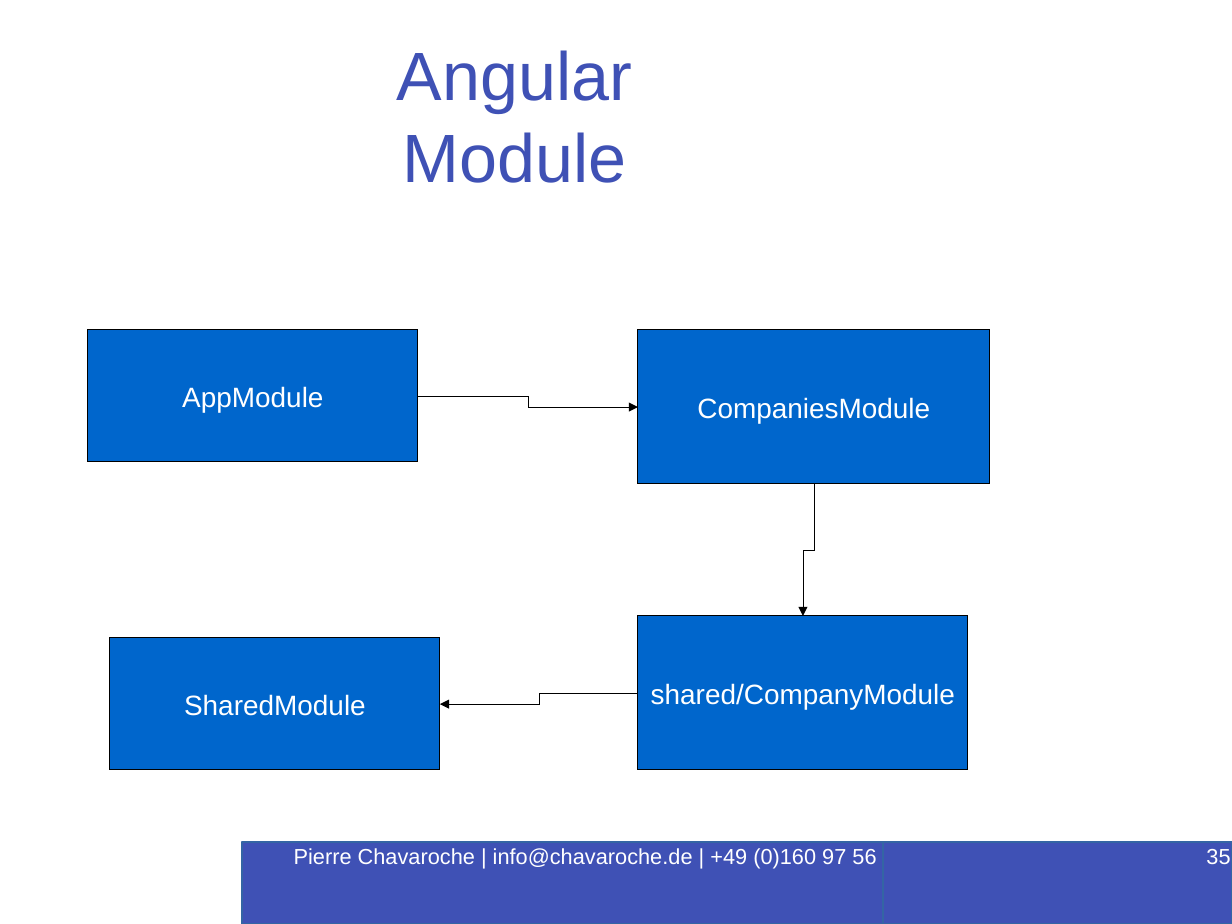
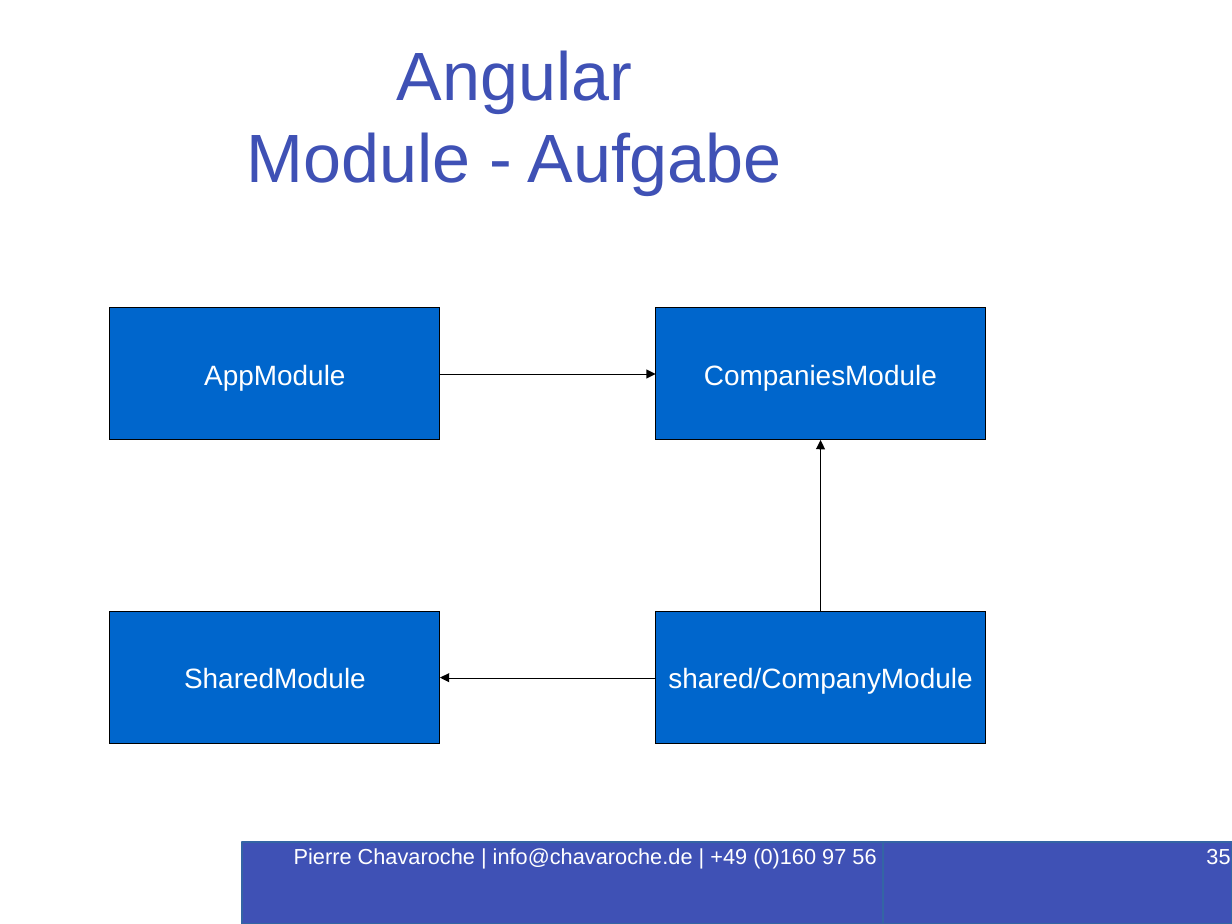
Before and after one commit to PierreChavaroche/workshop-presentation, a slide deck: slide 35 of Angular-RxJS.odp. Drawn at 1232x924 pixels with LibreOffice and Linux fonts; fonts in the diff are those of the drawing; background and template pictures are left out. Boxes give left, top, right and bottom in pixels: in the first picture for what was removed or moved away, otherwise in the second. Text is boxed around its words. In the diff, an @@ line names an element or a change of style, - is before the commit and + after.

Commit message:
Updated

```diff
--- a/Angular-RxJS.odp
+++ b/Angular-RxJS.odp
@@ title at box(247, 50, 782, 194): text changed @@
-Angular
-Module
+Angular
+Module - Aufgabe
@@ rectangle "AppModule": place and size @@
-rectangle "AppModule" at box(88, 330, 418, 462)
+rectangle "AppModule" at box(110, 309, 439, 440)
@@ rectangle "CompaniesModule": place and size @@
-rectangle "CompaniesModule" at box(638, 330, 991, 484)
+rectangle "CompaniesModule" at box(656, 309, 986, 440)
@@ elbow arrow moved from (418, 396) - (638, 407) to (440, 375) - (656, 375) @@
@@ elbow arrow moved from (814, 484) - (804, 616) to (821, 612) - (821, 440) @@
@@ rectangle "SharedModule": place and size @@
-rectangle "SharedModule" at box(110, 638, 439, 770)
+rectangle "SharedModule" at box(110, 612, 439, 743)
@@ rectangle "shared/CompanyModule": place and size @@
-rectangle "shared/CompanyModule" at box(638, 616, 968, 770)
+rectangle "shared/CompanyModule" at box(656, 612, 986, 743)
@@ elbow arrow moved from (638, 693) - (440, 704) to (656, 677) - (440, 677) @@
```
Also in this commit, not shown: 2 other slides changed, 1 slide added.
